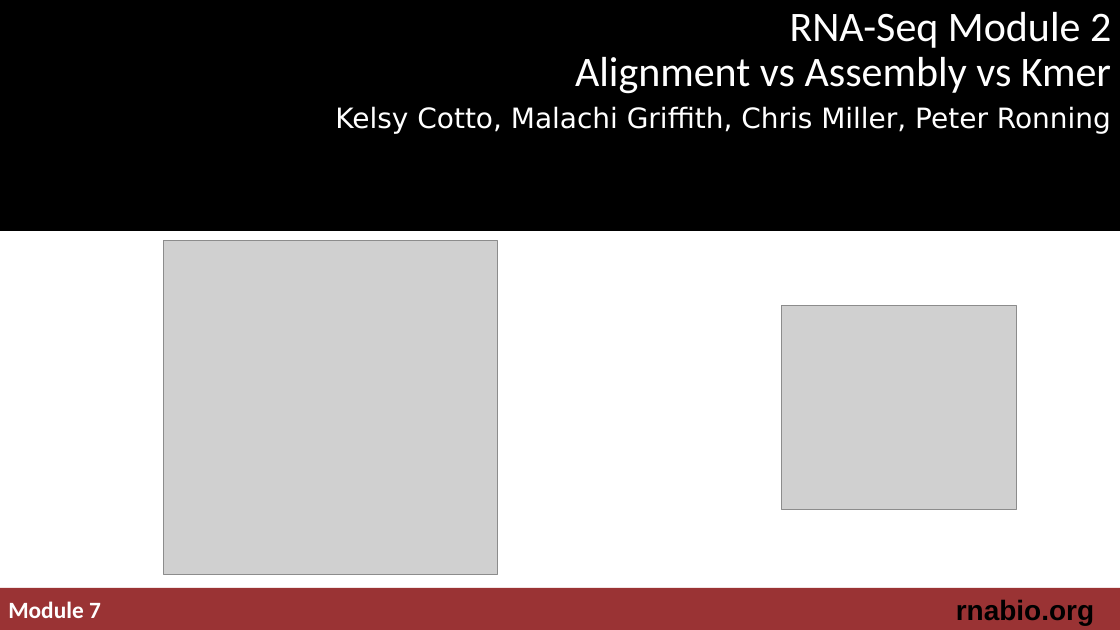
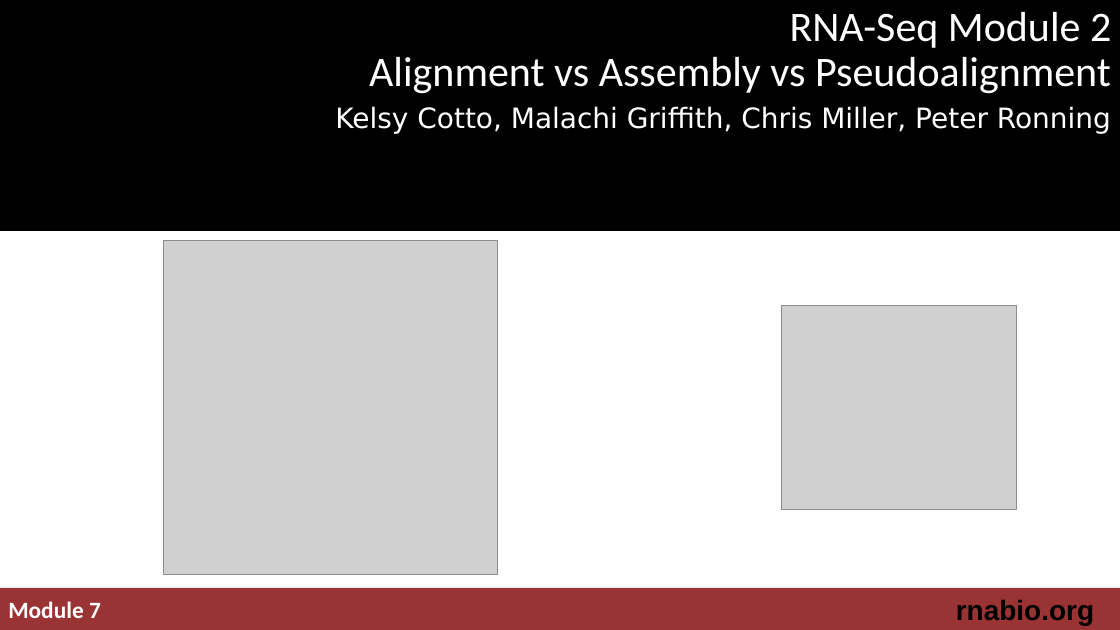
Before and after one commit to griffithlab/rnabio.org, a slide deck: slide 1 of assets/lectures/cbw-cshl/2019/mini/RNASeq_MiniLecture_07_Alignment_vs_Assembly_vs_Kmer.pptx. Drawn at 1120x630 pixels with LibreOffice and Linux fonts; fonts in the diff are those of the drawing; grey boxes stand for pictures; background and template pictures are left out. Boxes give left, top, right and bottom in pixels: in the first picture for what was removed or moved away, otherwise in the second. Text is boxed around its words. In the diff, an @@ line names an element or a change of style, - is before the commit and + after.

```diff
--- a/assets/lectures/cbw-cshl/2019/mini/RNASeq_MiniLecture_07_Alignment_vs_Assembly_vs_Kmer.pptx
+++ b/assets/lectures/cbw-cshl/2019/mini/RNASeq_MiniLecture_07_Alignment_vs_Assembly_vs_Kmer.pptx
@@ title at <box>369,12,1111,94</box>: text changed @@
-RNA-Seq Module 2
-Alignment vs Assembly vs Kmer
+RNA-Seq Module 2
+Alignment vs Assembly vs Pseudoalignment
```
Also in this commit, not shown: 3 slides added.
